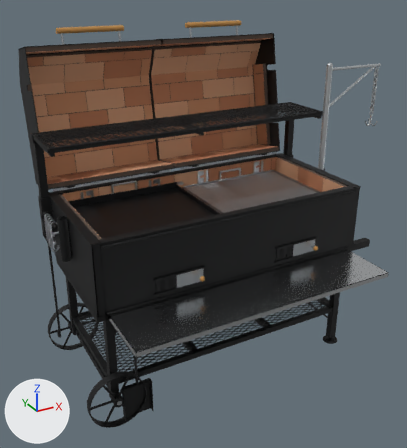
One commit to the glTF model docs/paulo-xl-showcase-black.glb: the scene before it, then after it.
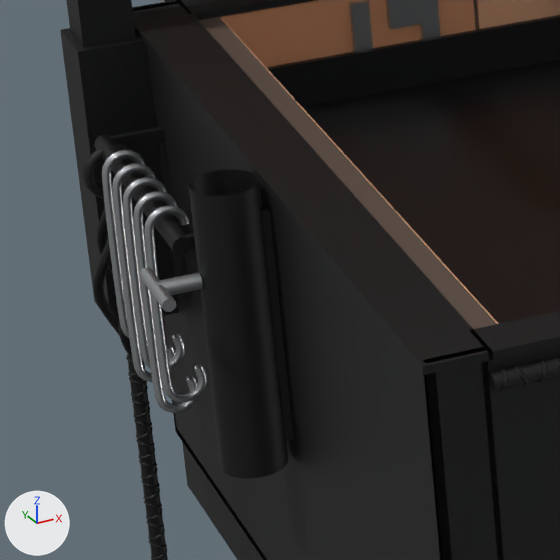
The first picture shows the older version from a 50 mm camera at (-1.39, -2.5, 2.06) aimed at (0.03, 0.08, 0.77). The close-ups show the older and then the newer version on the part from 7% to 27% of the width and 43% to 61% of the height of that picture. Only the edits that show in the close-ups are written down. The axes (+X, +Y, +Z) are drawn at lower left. The lights are the same throughout. Where no turn or scale is listed for an object, it has been applied to the vertices. Vertices at exactly the same position are counted once.

Script lines for the objects in view, before the commit:
```python
me_mesh_2 = bpy.data.meshes.new('Mesh_2')
me_mesh_2.from_pydata(...)  # 9092 vertices, 18036 faces; spans x -0.81..0.81, y -0.37..0.38, z 0.64..1.01
me_mesh_2.materials.append(mat_frame)  # black #131415
me_mesh_34 = bpy.data.meshes.new('Mesh_34')
me_mesh_34.from_pydata(...)  # 5678 vertices, 11016 faces; spans x -0.81..0.81, y 0.03..0.36, z 0.79..1.34
me_mesh_34.materials.append(mat_frame)  # black #131415
me_mesh_44 = bpy.data.meshes.new('Mesh_44')
me_mesh_44.from_pydata(...)  # 1960 vertices, 3840 faces; spans x -0.823..-0.789, y 0.102..0.229, z 0.767..0.946
me_mesh_44.materials.append(mat_zinc_plated)  # grey #b4b8bb
ob_braai_box__fully_brick_lined__frame = bpy.data.objects.new('Braai box (fully brick-lined):frame', me_mesh_2)
ob_braai_box__fully_brick_lined__frame.location = (0.0, 0.0, 0.0)
ob_tool_hooks__s_hooks__zinc = bpy.data.objects.new('Tool hooks (S-hooks):zinc', me_mesh_44)
ob_tool_hooks__s_hooks__zinc.location = (0.0, 0.0, 0.0)
ob_upper_shelf__lifts_off__frame = bpy.data.objects.new('Upper shelf (lifts off):frame', me_mesh_34)
ob_upper_shelf__lifts_off__frame.location = (0.0, 0.0, 0.0)
# also in view: 'Rebar poker (moves the firebox):frame' at (-0.81, 0.28, 0.54); 'Cart frame:frame' at (0.03, 0.0, 0.47); 'Plancha (half length):plate' at (-0.35, 0.0, 0.93); 'Braai box (fully brick-lined):brick2' at (0.0, 0.0, 0.82); 'Braai box (fully brick-lined):mortar' at (0.0, 0.0, 0.82)
```
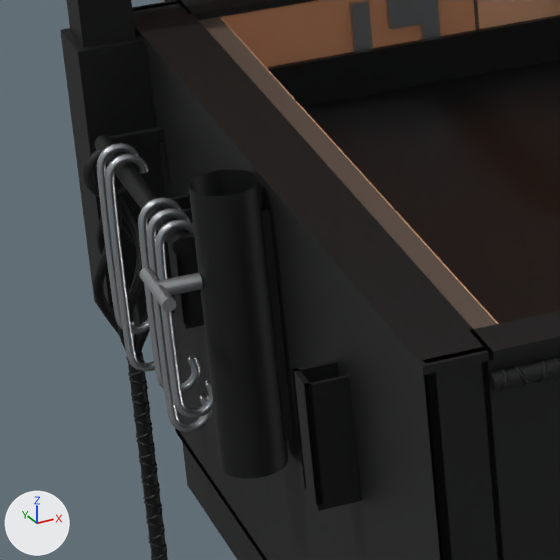
The edits, one by one:
me_mesh_2 is used by ob_braai_box__fully_brick_lined__frame; location (0.0, 0.0, 0.0).
me_mesh_2 had 9092 vertices, 18036 faces and spanned x -0.81..0.81, y -0.37..0.38, z 0.64..1.01.
me_mesh_2 now has 9188 vertices, 18228 faces and spans x -0.81..0.81, y -0.37..0.38, z 0.64..1.01.
me_mesh_2 part 1: a new loose piece of 24 vertices spanning x -0.79..-0.76, y 0.15..0.18, z 0.83..0.92, in mat_frame (black #131415).
me_mesh_2 part 2: a new loose piece of 24 vertices spanning x -0.79..-0.76, y -0.18..-0.15, z 0.83..0.92, in mat_frame (black #131415).
Other edits to the shape of me_mesh_2 do not show in these pictures.
me_mesh_44 is used by ob_tool_hooks__s_hooks__zinc; location (0.0, 0.0, 0.0).
me_mesh_44 had 1960 vertices, 3840 faces and spanned x -0.823..-0.789, y 0.102..0.229, z 0.767..0.946.
me_mesh_44 now has 1960 vertices, 3840 faces and spans x -0.823..-0.789, y 0.073..0.244, z 0.767..0.946.
me_mesh_44 part 3: the loose piece of 392 vertices spanning x -0.823..-0.789, y 0.222..0.229, z 0.789..0.946 is moved by (0.0, 0.015, 0.0).
me_mesh_44 part 4: the loose piece of 392 vertices spanning x -0.823..-0.789, y 0.192..0.199, z 0.767..0.946 is moved by (0.0, 0.021, 0.0).
me_mesh_44 part 5: the loose piece of 392 vertices spanning x -0.823..-0.789, y 0.162..0.169, z 0.789..0.946 is moved by (0.0, -0.043, 0.0).
me_mesh_44 part 6: the loose piece of 392 vertices spanning x -0.823..-0.789, y 0.132..0.139, z 0.767..0.946 is moved by (0.0, -0.036, 0.0).
me_mesh_44 part 7: the loose piece of 392 vertices spanning x -0.823..-0.789, y 0.102..0.109, z 0.789..0.946 is moved by (0.0, -0.029, 0.0).

Changed parts and their boxes [x1, y1, x2, y2] in the close-ups (560 x 560 px; the box of a moved part takes in the faces that stretch with it):
'Tool hooks (S-hooks):zinc', reshaped (11% wider, 10% taller)
    before: [102, 150, 207, 413]
    after: [97, 143, 214, 432]
part 1 of me_mesh_2, added (black)
    after: [165, 194, 204, 329]
part 2 of me_mesh_2, added (black)
    after: [292, 360, 361, 511]
part 3 of me_mesh_44, moved or reshaped
    before: [102, 150, 145, 339]
    after: [97, 143, 150, 334]
part 4 of me_mesh_44, moved or reshaped
    before: [112, 163, 176, 382]
    after: [105, 154, 155, 372]
part 5 of me_mesh_44, moved or reshaped
    before: [123, 177, 185, 369]
    after: [138, 197, 201, 392]
part 6 of me_mesh_44, moved or reshaped
    before: [133, 191, 197, 413]
    after: [147, 209, 212, 432]
part 7 of me_mesh_44, moved or reshaped
    before: [144, 205, 207, 402]
    after: [155, 219, 214, 417]
